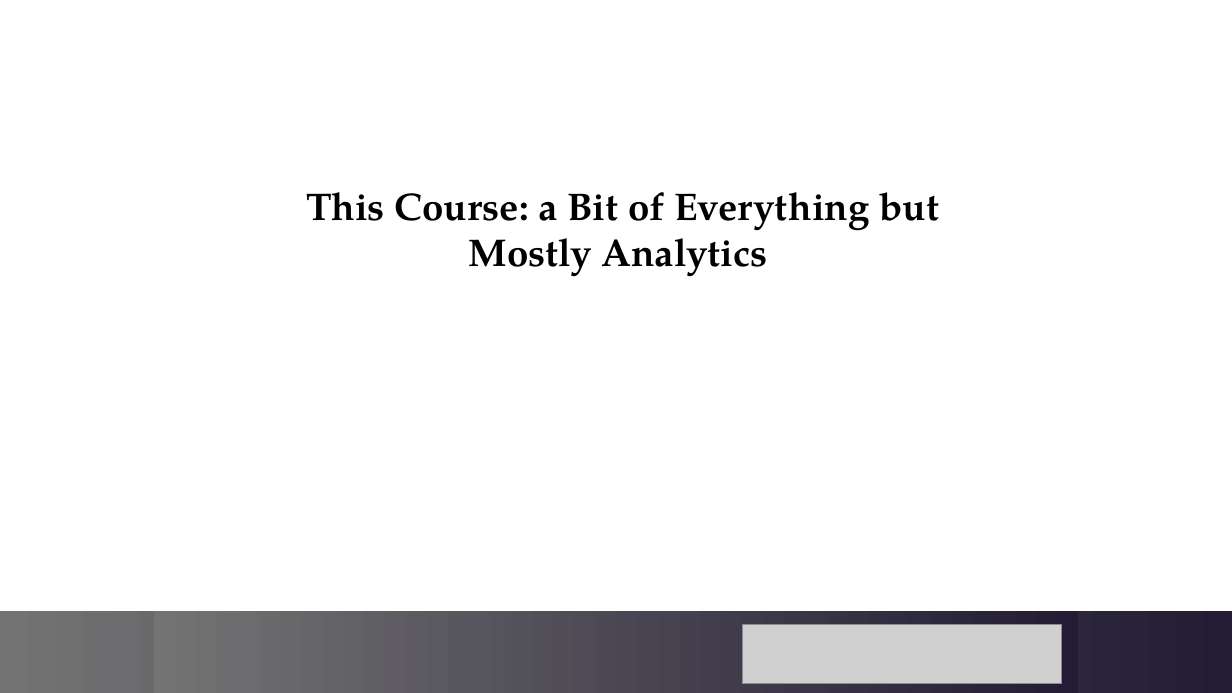
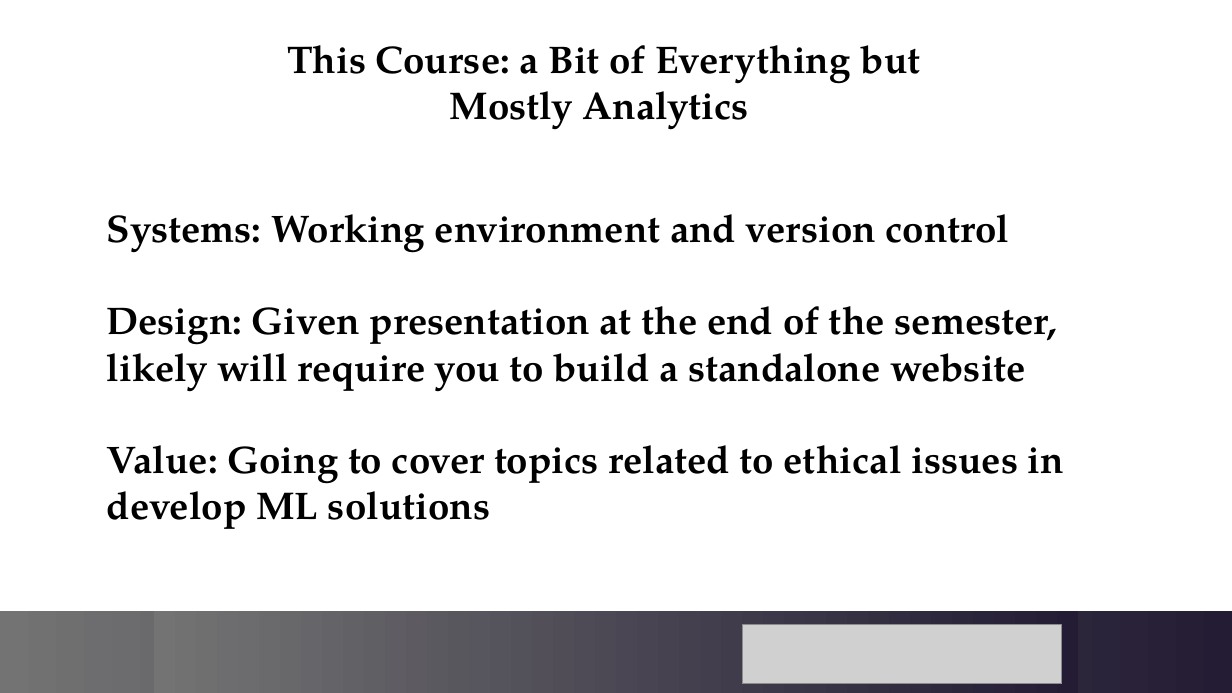
Before and after one commit to stefregalia/DS-3021, a slide deck: slide 19 of Introduction_Framework_Overview_1.pptx. Drawn at 1232x693 pixels with LibreOffice and Linux fonts; fonts in the diff are those of the drawing; grey boxes stand for pictures; background and template pictures are left out. Boxes give left, top, right and bottom in pixels: in the first picture for what was removed or moved away, otherwise in the second. Text is boxed around its words. In the diff, an @@ line names an element or a change of style, - is before the commit and + after.

```diff
--- a/Introduction_Framework_Overview_1.pptx
+++ b/Introduction_Framework_Overview_1.pptx
@@ text "This Course: a Bit of ...": place and size @@
-text "This Course: a Bit of ..." at (306,192,939,277)
+text "This Course: a Bit of ..." at (287,45,920,130)
@@ text added at (107,214,1064,529), 30 pt, text #000000, bold @@
+Systems: Working environment and version control
+Design: Given presentation at the end of the semester, likely will require you to build a standalone website
+Value: Going to cover topics related to ethical issues in develop ML solutions
```
Also in this commit, not shown: 3 other slides changed, 1 slide added, 1 slide removed, 1 other file.
